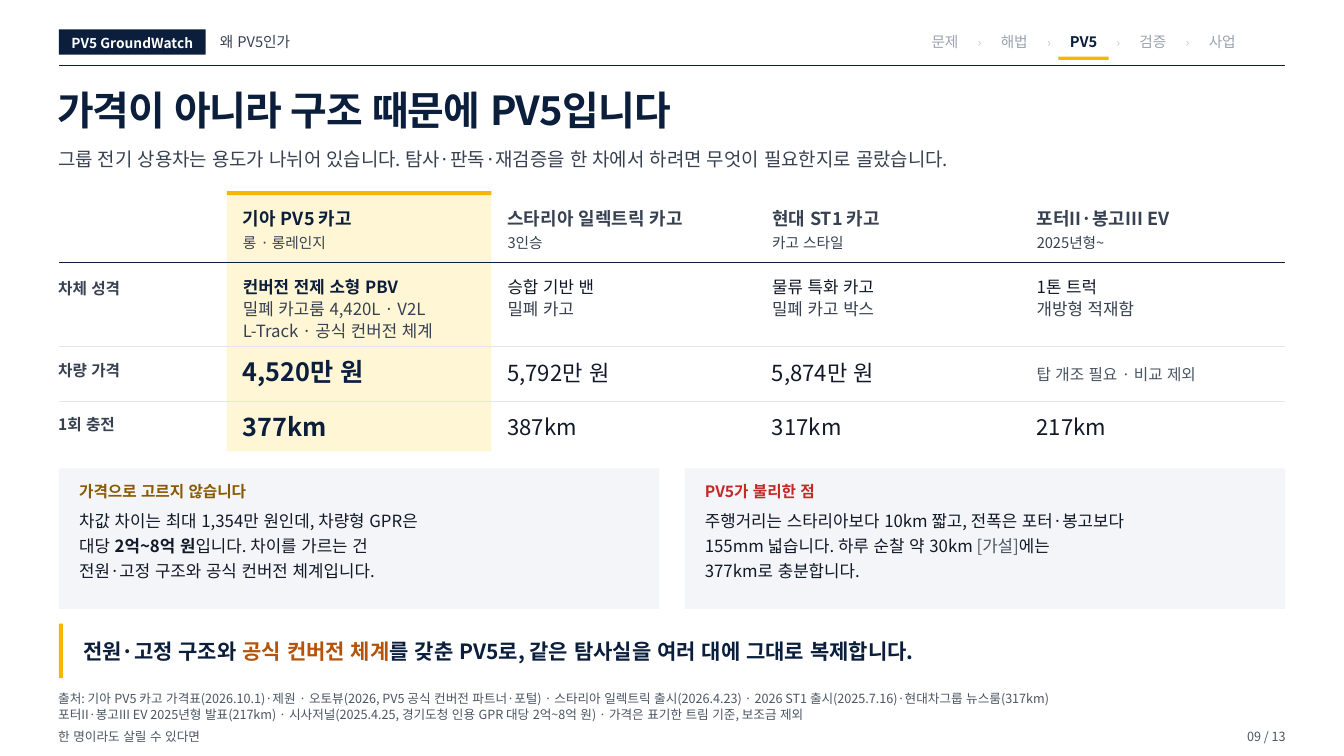
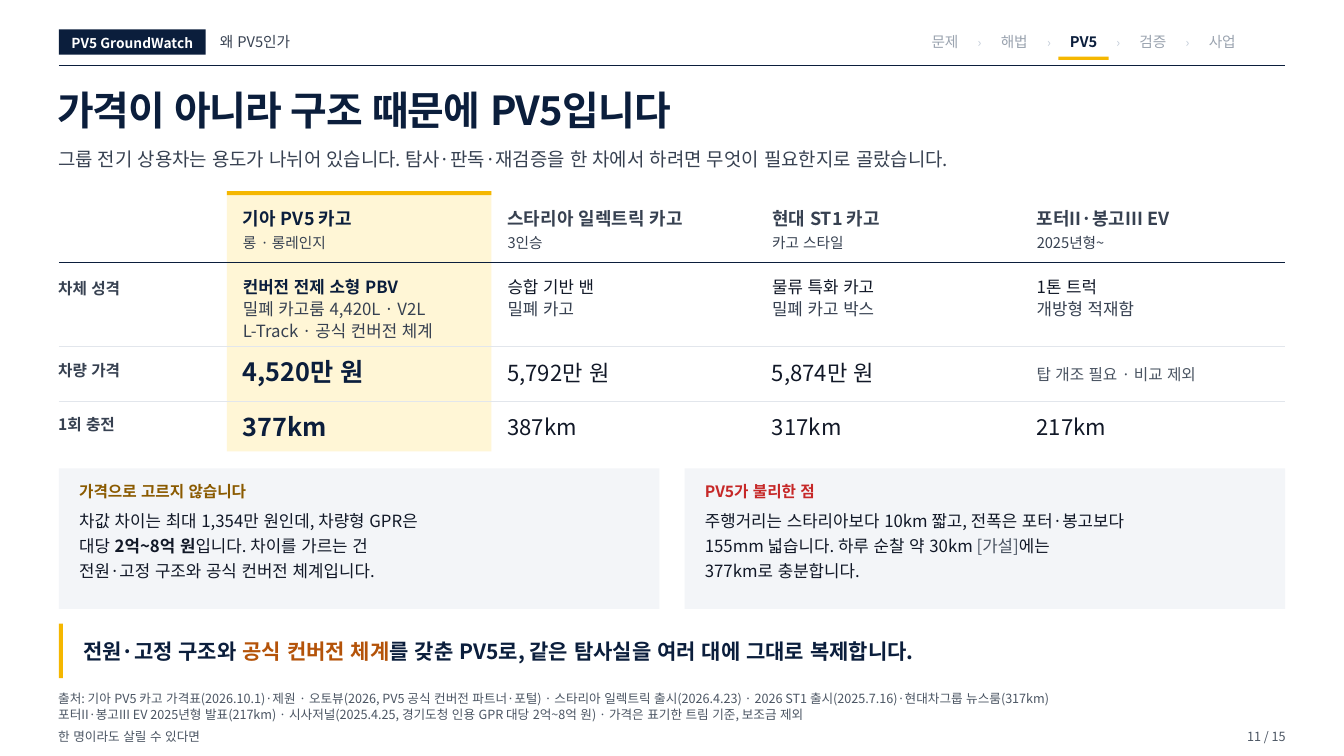
Before and after one commit to woojin-choe/pv5-hose-lab, a slide deck: slide 11 of ppt_all/PV5_GroundWatch_10_22.pptx (slide 9 before the commit). Drawn at 1344x756 pixels with LibreOffice and Linux fonts; fonts in the diff are those of the drawing. Boxes give left, top, right and bottom in pixels: in the first picture for what was removed or moved away, otherwise in the second. Text is boxed around its words. In the diff, an @@ line names an element or a change of style, - is before the commit and + after.

```diff
--- a/ppt_all/PV5_GroundWatch_10_22.pptx
+++ b/ppt_all/PV5_GroundWatch_10_22.pptx
@@ text at bbox=[1247, 731, 1286, 741]: text changed @@
-09 / 13
+11 / 15
```
Also in this commit, not shown: 11 other slides changed, 2 slides added, 55 other files.
